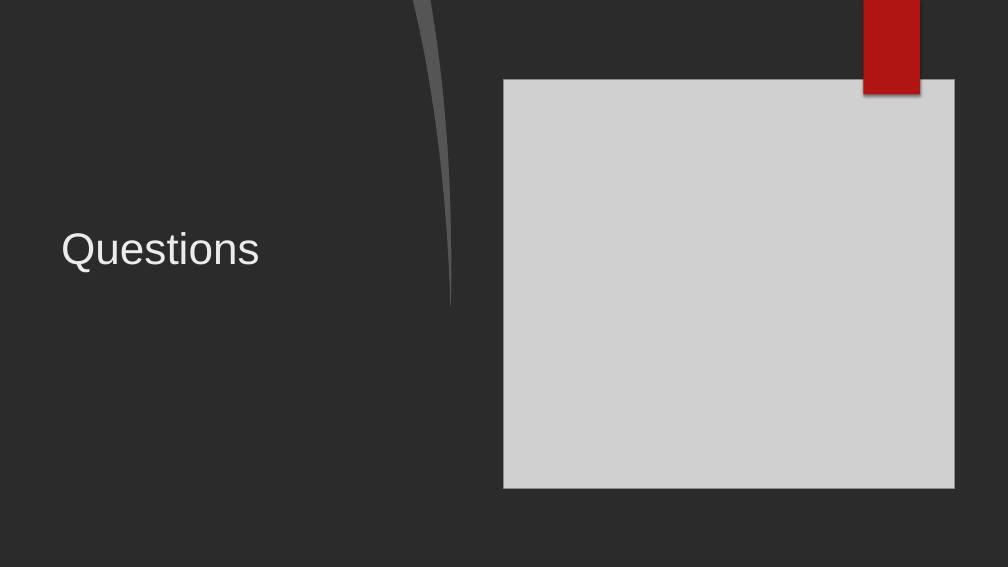
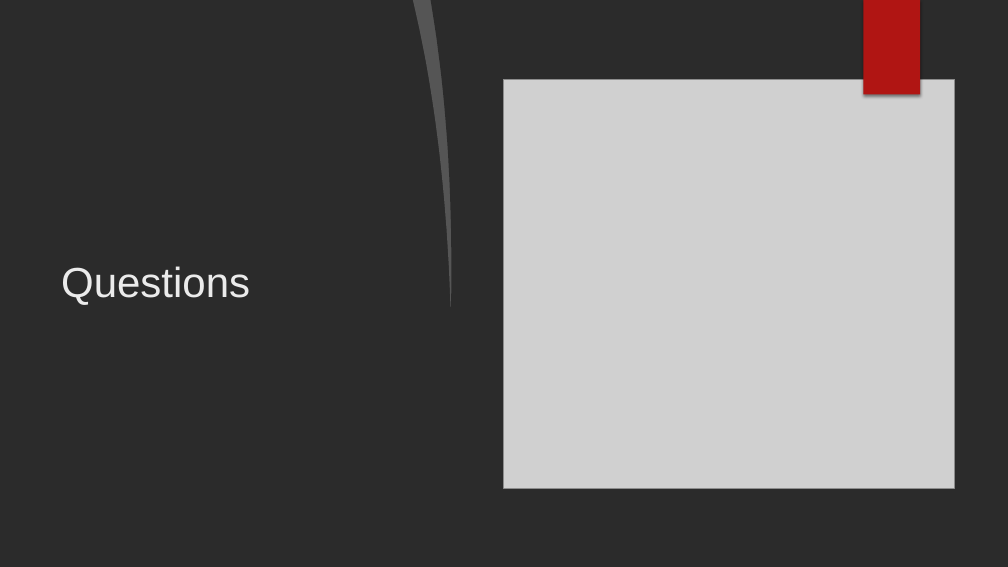
Before and after one commit to georgetown-analytics/Booksville, a slide deck: slide 18 of presentation/Booksville Presentation.pptx. Drawn at 1008x567 pixels with LibreOffice and Linux fonts; fonts in the diff are those of the drawing; grey boxes stand for pictures; background and template pictures are left out; a plain dark background stands for a picture behind light text. Boxes give left, top, right and bottom in pixels: in the first picture for what was removed or moved away, otherwise in the second. Text is boxed around its words. In the diff, an @@ line names an element or a change of style, - is before the commit and + after.

```diff
--- a/presentation/Booksville Presentation.pptx
+++ b/presentation/Booksville Presentation.pptx
@@ title "Questions": place and size @@
-title "Questions" at bbox=[61, 232, 259, 272]
+title "Questions" at bbox=[61, 266, 250, 305]
@@ title "Questions" at bbox=[61, 266, 250, 305]: size 42 to 40 pt @@
```
Also in this commit, not shown: 16 other slides changed.
